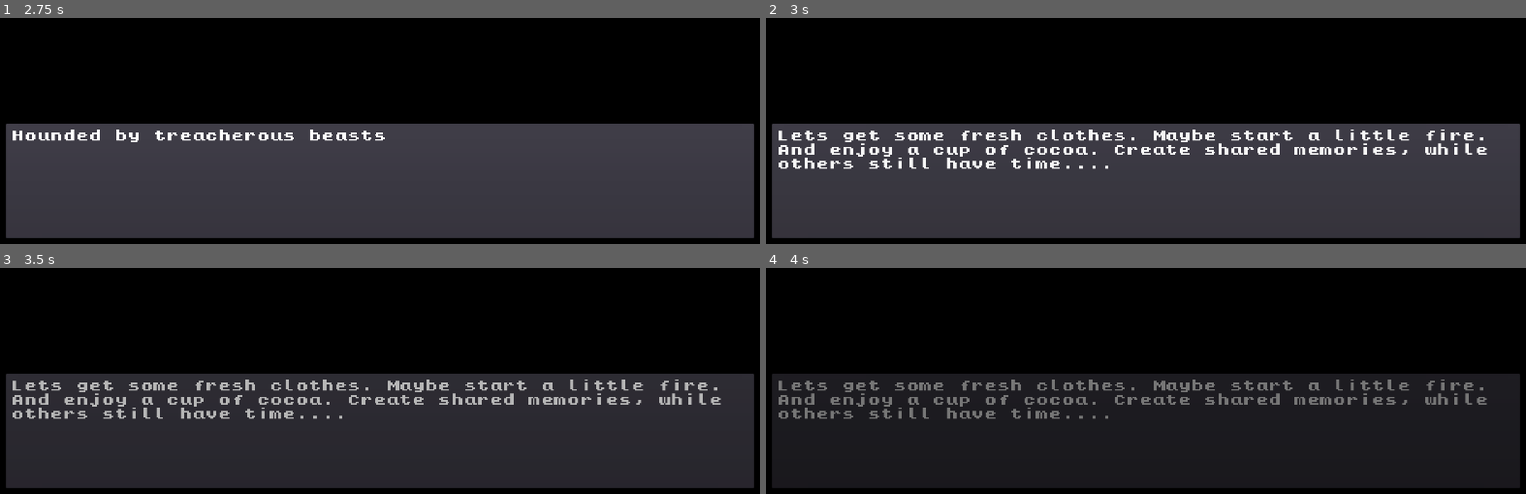
Above: before the commit, frames 1-4 (two rows, left to right).
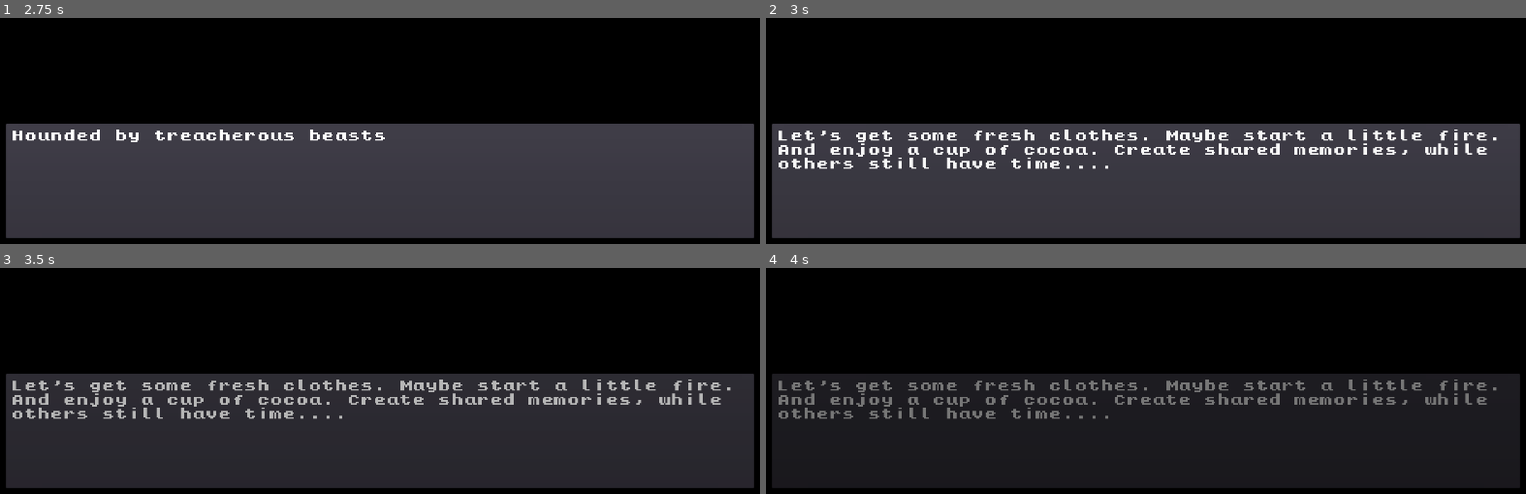
Above: after the commit, the same moments.

Repository: ZeeHatcher/project-forgotten
Game: Godot game, scene res://scenes/game_end/game_end.tscn
Same seed, same stepped clock (60 frames per second), same inputs: the game is played once before the commit and once after it. This scene is started directly instead of the project's main scene. Sound files missing from this copy of the repository are replaced by a short silence.
Inputs (mouse positions are in pixels of both pictures, inside the frame that each line leads up to):
- Up to frame 1 (2.75 s): tap Enter at 0.5 s; move the mouse to (outside the picture) at 0.52 s; hold D (move_right) 0.53-1.28 s; hold Tab (journal) 0.53-1.28 s; click (outside the picture) at 0.67 s; move the mouse to (228, 56) at 1.27 s; hold S (move_down) 1.28-2.03 s; tap Tab (journal) at 1.35 s; move the mouse to (outside the picture) at 2.02 s; hold D (move_right) from 2.03 s (still down); hold Tab (journal) from 2.03 s (still down)
- Up to frame 2 (3 s): tap Space at 2.75 s; move the mouse to (1108, 119) at 2.77 s; release D (move_right) at 2.78 s; release Tab (journal) at 2.78 s; hold W (move_up) from 2.78 s (still down); tap Tab (journal) at 2.85 s; click (1108, 119) at 2.92 s
- Up to frame 3 (3.5 s): keep holding W (move_up)
- Up to frame 4 (4 s): move the mouse to (1381, 349) at 3.52 s; release W (move_up) at 3.53 s; hold A (move_left) from 3.53 s (still down); hold Tab (journal) from 3.53 s (still down)

Frame 1 is identical in both runs. In frame 2, 1.5% of the frame differs, in the area x 6-97%, y 49-55%; in frame 3, 1.5%; in frame 4, 1.3%.

Commit message:
fix: spelling

Diff:
--- a/events/november.json
+++ b/events/november.json
@@ -14,7 +14,7 @@
       ]
     },
     {
-      "description": "That's right... Winter... Like November...\n\nYou vaguely recall a part of the passcode...\n\n\"November\"",
+      "description": "That's right... Winter... Like November...\n\nYou vaguely recall a part of a passcode...\n\n\"November\"\n\nPasscode for what though...",
       "choices": [
         {
           "description": "Continue...",
--- a/scenes/game_end/game_end.tscn
+++ b/scenes/game_end/game_end.tscn
@@ -139,7 +139,7 @@
 
 [sub_resource type="Resource" id=1]
 script = ExtResource( 4 )
-text = [ "Seeking adventure is a call which echoes in the he …(520 unchanged characters)… ave perservered, reaching safety.", "Lets get some fresh clothes. Maybe start a  …(98 unchanged characters)…
+text = [ "Seeking adventure is a call which echoes in the he …(520 unchanged characters)… ave perservered, reaching safety.", "Let's get some fresh clothes. Maybe start a  …(98 unchanged characters)…
 character_portrait = [  ]
 character_name = [  ]
 
